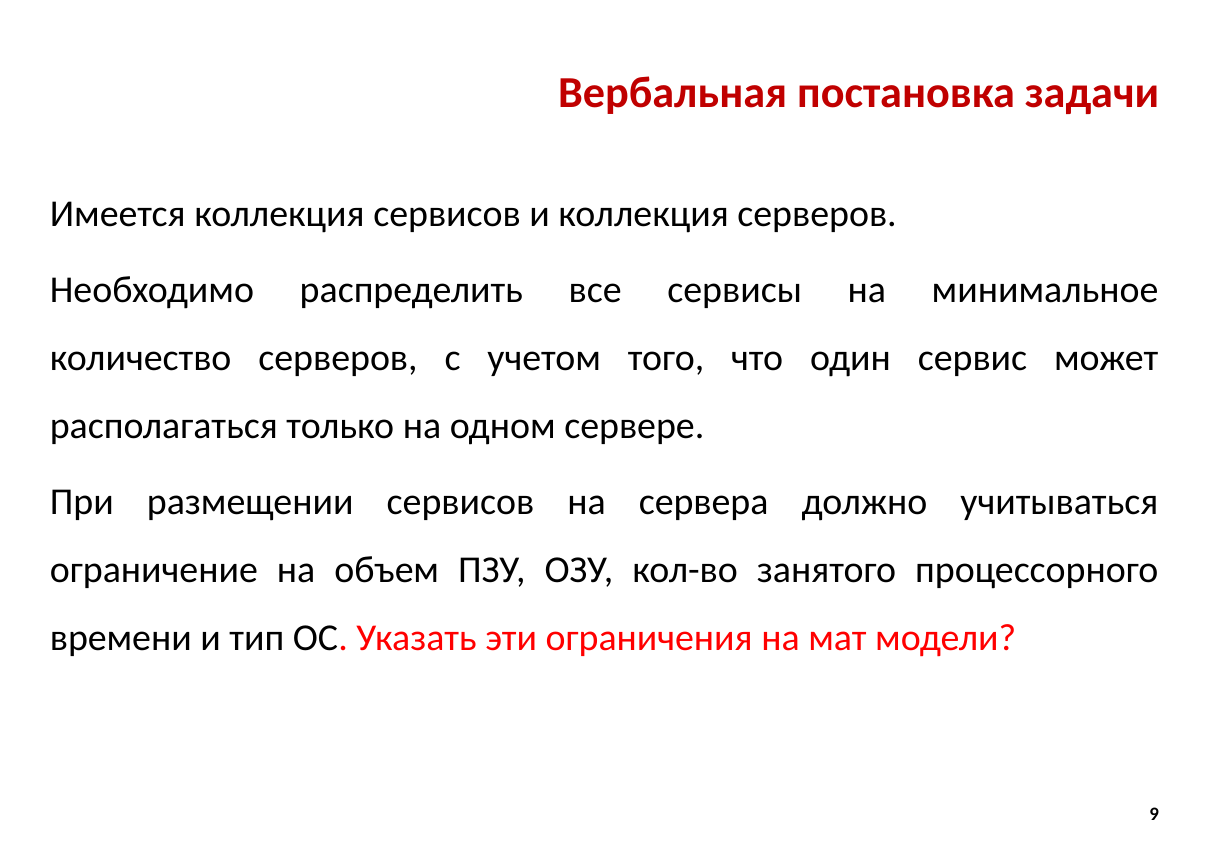
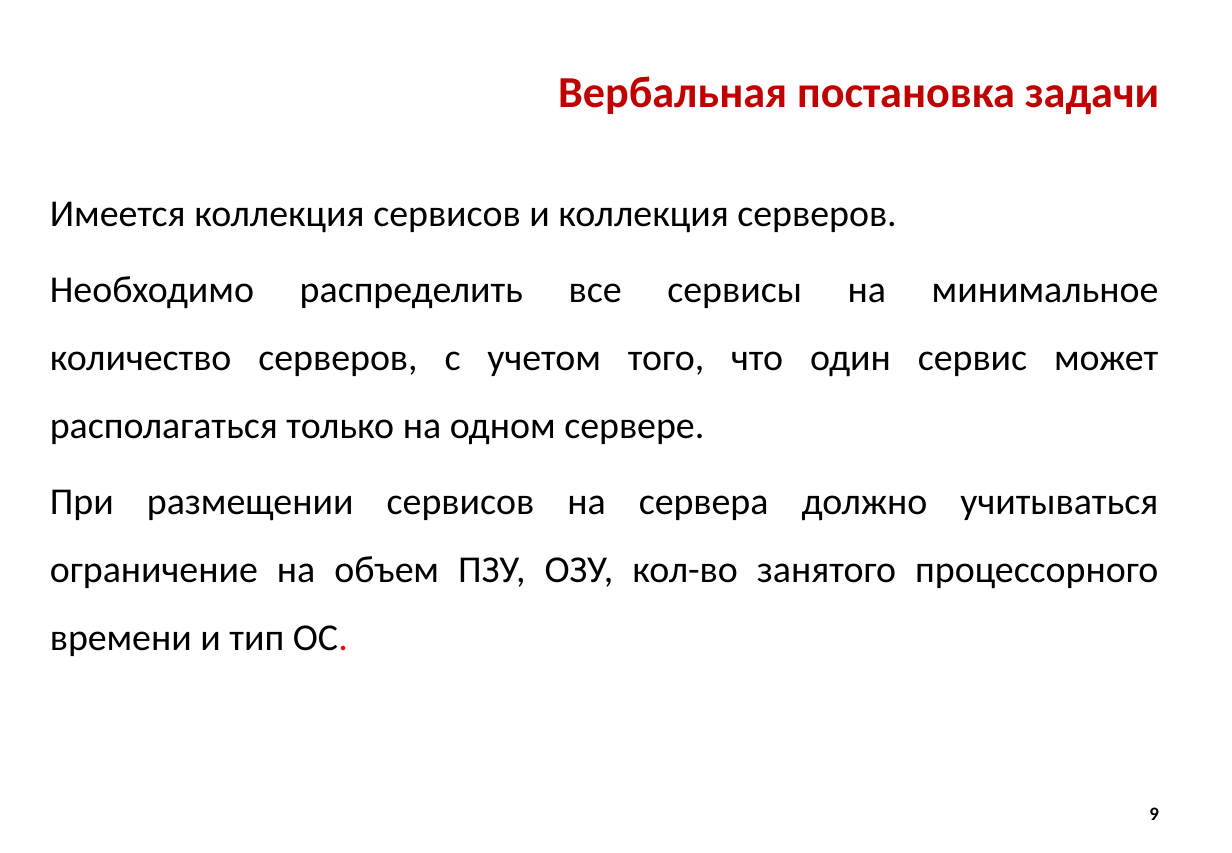
Before and after one commit to Alex-made/diplom, a slide deck: slide 9 of Презентация/Презентация диплома.pptx. Drawn at 1232x853 pixels with LibreOffice and Linux fonts; fonts in the diff are those of the drawing; background and template pictures are left out. Boxes give left, top, right and bottom in pixels: in the first picture for what was removed or moved away, otherwise in the second. Text is boxed around its words. In the diff, an @@ line names an element or a change of style, - is before the commit and + after.

```diff
--- a/Презентация/Презентация диплома.pptx
+++ b/Презентация/Презентация диплома.pptx
@@ text at bbox=[50, 489, 1158, 656]: text changed @@
-При размещении сервисов на сервера должно учитываться ограничение на объем ПЗУ, ОЗУ, кол-во занятого процессорного времени и тип ОС. Указать эти ограничения на мат модели?
+При размещении сервисов на сервера должно учитываться ограничение на объем ПЗУ, ОЗУ, кол-во занятого процессорного времени и тип ОС.
```
Also in this commit, not shown: 4 other slides changed, 1 other file.
